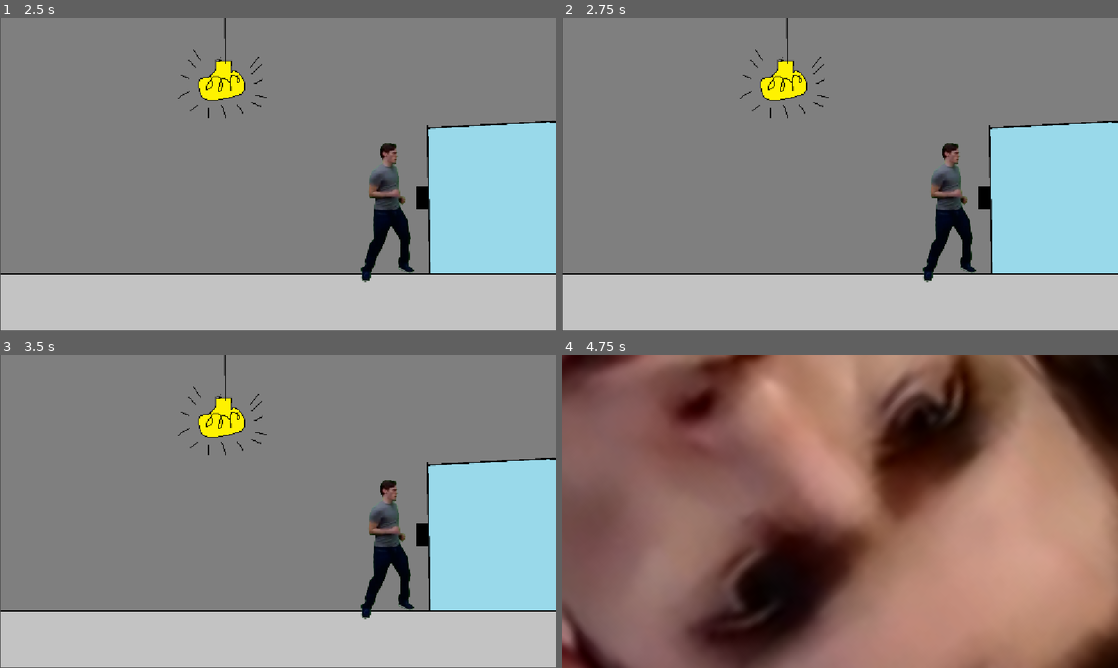
Above: before the commit, frames 1-4 (two rows, left to right).
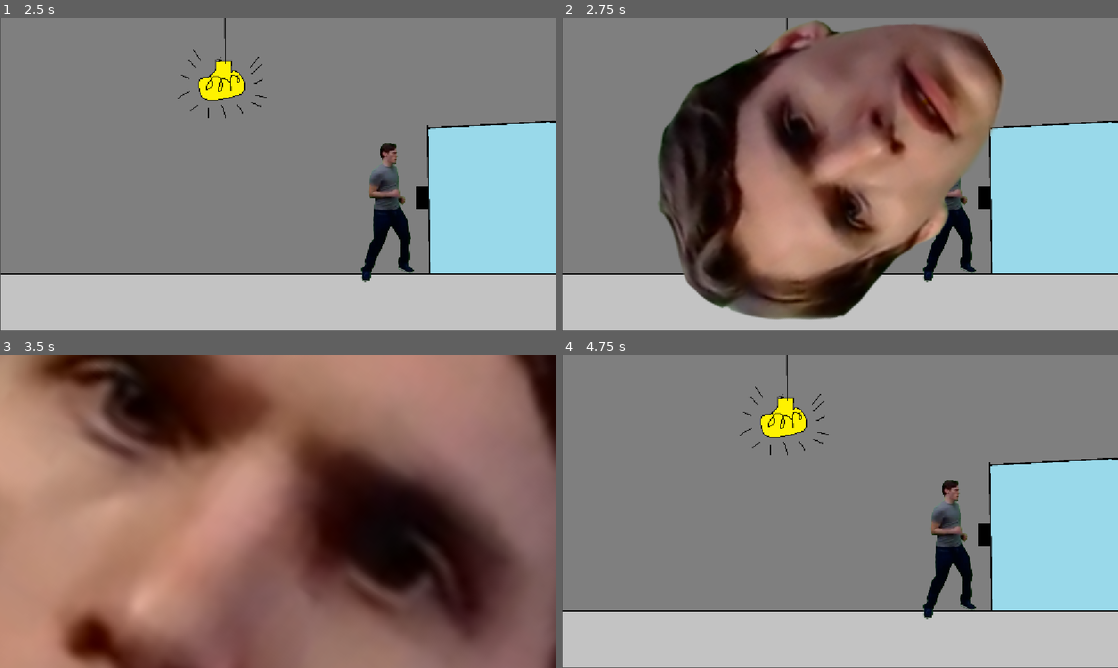
Above: after the commit, the same moments.

Repository: mushyp3a/dyhtg-2026
Game: Godot game, scene res://scenes/punching.tscn
Same seed, same stepped clock (60 frames per second), same inputs: the game is played once before the commit and once after it. This scene is started directly instead of the project's main scene. Sound files missing from this copy of the repository are replaced by a short silence.
Inputs:
- Up to frame 1 (2.5 s): tap Enter at 0.5, 2 s; tap P (enemy) at 0.6, 2.1 s; tap Space at 1.25 s; tap Q (jerma) at 1.35 s
- Up to frame 2 (2.75 s): no input
- Up to frame 3 (3.5 s): tap Q (jerma) at 2.85 s
- Up to frame 4 (4.75 s): tap P (enemy) at 3.6 s; tap Q (jerma) at 4.35 s

Frame 1 is identical in both runs. In frame 2, 43% of the frame differs, in the area x 17-80%, y 0-97%; in frame 3, 99%; in frame 4, 99%, in the area x 0-100%, y 0-100%.

Commit message:
tried to fix punching game

Diff:
--- a/resources/punching.tres
+++ b/resources/punching.tres
@@ -5,6 +5,6 @@
 
 [resource]
 script = ExtResource("1_o5sgt")
-bars = ["0000", "00l0", "00r0", "00l0", "00r0"]
+bars = ["0000", "lrlr", "lrlr", "lrlr", "lrlr"]
 magicalMysteryScript = ExtResource("1_m80yk")
 metadata/_custom_type_script = "uid://dthwm7vrtp53j"
--- a/scripts/punching.gd
+++ b/scripts/punching.gd
@@ -9,6 +9,9 @@
 # Called every frame. 'delta' is the elapsed time since the previous frame.
 func _process(delta: float) -> void:
 	pass
+
+static func onBeat(interaction: String) -> void:
+	print(interaction)
 
 static func onSuccess(interaction: String) -> void:
 	var scene = Engine.get_main_loop().current_scene
--- a/scripts/rythm_controller.gd
+++ b/scripts/rythm_controller.gd
@@ -33,7 +33,9 @@
 			j += 1
 
 		await get_tree().create_timer(delay).timeout
+		# tell the level a beat just happened
 		interaction = currentBar
+		level.magicalMysteryScript.onBeat(interaction)
 		jermaSquish = false
 		enemySquish = false
 		failed = true if interaction != "0" else false
Not shown, changed: README.md
